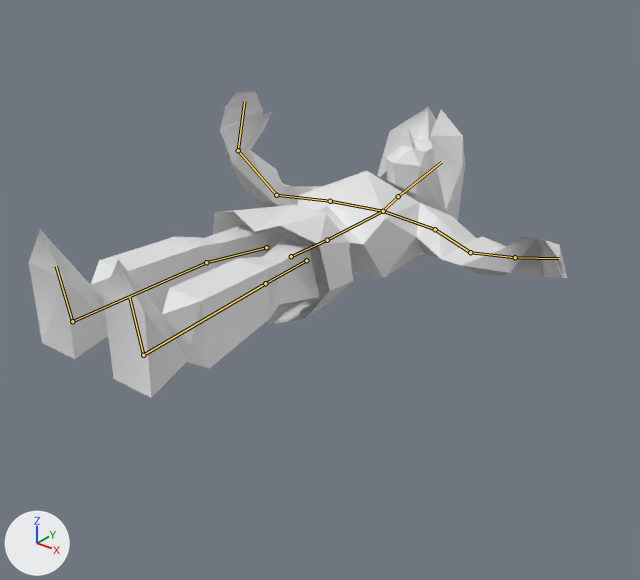
An edit to the Blender file assets/models/player2.blend, drawn before and after from the same camera.
One viewpoint serves both versions: a 50 mm camera at (14.92, -10.32, 9.72) aimed at (1.26, 6.76, -0.86). Arrows for +X, +Y and +Z are at lower left; the lights stay in place. The picture after the commit comes second. Both versions are drawn at frame 20 of the action 'ArmatureAction.004'; the numbers are the values there. The bones that bend it are drawn over the model as lines.

Objects in the first picture: 'Link Adult'.
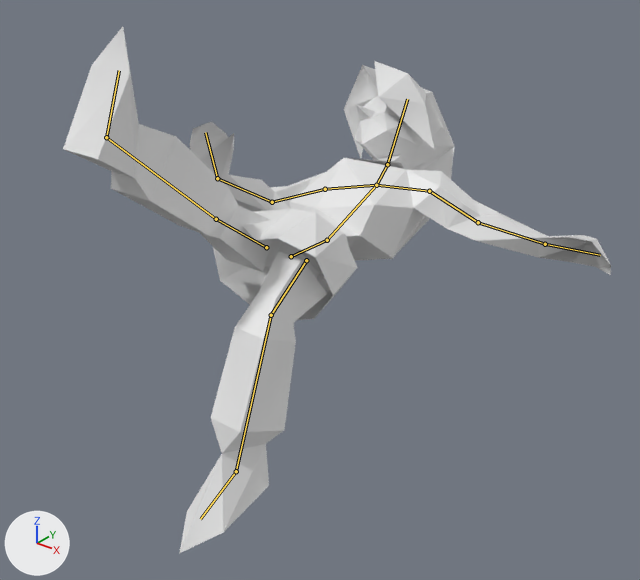
Boxes [x1, y1, x2, y2] around the edits, measured in the pictures (640 x 580 px):
'Link Adult', posed (72% taller)
    before: [29, 92, 567, 398]
    after: [63, 26, 611, 553]
bone 'Bone.001', root to tip
    before: (327, 240) to (383, 211)
    after: (327, 240) to (376, 185)
bone 'Bone.003', root to tip
    before: (398, 196) to (441, 162)
    after: (387, 164) to (407, 99)
bone 'Bone.005', root to tip
    before: (435, 229) to (470, 252)
    after: (429, 191) to (478, 222)
bone 'Bone.008', root to tip
    before: (306, 260) to (265, 283)
    after: (306, 260) to (271, 315)
bone 'Bone.010', root to tip
    before: (265, 283) to (143, 355)
    after: (271, 315) to (236, 471)
bone 'Bone.011', root to tip
    before: (143, 355) to (129, 297)
    after: (236, 471) to (200, 519)
bone 'Bone.009', root to tip
    before: (266, 247) to (206, 262)
    after: (266, 247) to (216, 219)
bone 'Bone.012', root to tip
    before: (206, 262) to (72, 321)
    after: (216, 219) to (106, 137)
bone 'Bone.013', root to tip
    before: (72, 321) to (56, 266)
    after: (106, 137) to (119, 70)

The change, as a diff of the scene's bpy script:
```diff
--- a/assets/models/player2.blend.py
+++ b/assets/models/player2.blend.py
@@ bone_bone_001 @@
 bone_bone_001 = bpy.data.objects['Armature'].pose.bones['Bone.001']  # child of 'Bone'
-bone_bone_001.rotation_quaternion = (1.0, 0.0, 0.0, 0.0)  # degrees (0, 0, 0)
+bone_bone_001.rotation_quaternion = (0.983, 0.155, -0.096, 0.017)  # degrees (18, -11, 0)
@@ bone_bone_003 @@
 bone_bone_003 = bpy.data.objects['Armature'].pose.bones['Bone.003']  # child of 'Bone.002'
-bone_bone_003.rotation_quaternion = (1.0, 0.0, 0.0, 0.0)  # degrees (0, 0, 0)
+bone_bone_003.rotation_quaternion = (0.991, 0.101, -0.076, 0.053)  # degrees (11, -9, 5)
@@ bone_bone_005 @@
 bone_bone_005 = bpy.data.objects['Armature'].pose.bones['Bone.005']  # child of 'Bone.004'
-bone_bone_005.rotation_quaternion = (1.0, 0.0, 0.0, 0.0)  # degrees (0, 0, 0)
+bone_bone_005.rotation_quaternion = (0.958, -0.212, -0.118, 0.154)  # degrees (-27, -9, 20)
@@ bone_bone_008 @@
 bone_bone_008 = bpy.data.objects['Armature'].pose.bones['Bone.008']  # child of 'Bone'
-bone_bone_008.rotation_quaternion = (1.0, 0.0, 0.0, 0.0)  # degrees (0, 0, 0)
+bone_bone_008.rotation_quaternion = (0.97, -0.153, 0.038, -0.184)  # degrees (-18, 1, -22)
@@ bone_bone_010 @@
 bone_bone_010 = bpy.data.objects['Armature'].pose.bones['Bone.010']  # child of 'Bone.008'
-bone_bone_010.rotation_quaternion = (1.0, 0.0, 0.0, 0.0)  # degrees (0, 0, 0)
+bone_bone_010.rotation_quaternion = (0.951, -0.182, 0.014, 0.25)  # degrees (-20, 7, 28)
@@ bone_bone_011 @@
 bone_bone_011 = bpy.data.objects['Armature'].pose.bones['Bone.011']  # child of 'Bone.010'
-bone_bone_011.rotation_quaternion = (1.0, 0.0, 0.0, 0.0)  # degrees (0, 0, 0)
+bone_bone_011.rotation_quaternion = (0.926, 0.376, 0.001, -0.001)  # degrees (44, 0, 0)
@@ bone_bone_009 @@
 bone_bone_009 = bpy.data.objects['Armature'].pose.bones['Bone.009']  # child of 'Bone'
-bone_bone_009.rotation_quaternion = (1.0, 0.0, 0.0, 0.0)  # degrees (0, 0, 0)
+bone_bone_009.rotation_quaternion = (0.957, 0.183, 0.046, -0.221)  # degrees (20, 10, -24)
@@ bone_bone_012 @@
 bone_bone_012 = bpy.data.objects['Armature'].pose.bones['Bone.012']  # child of 'Bone.009'
-bone_bone_012.rotation_quaternion = (1.0, 0.0, 0.0, 0.0)  # degrees (0, 0, 0)
+bone_bone_012.rotation_quaternion = (0.996, 0.053, 0.004, 0.073)  # degrees (6, 0, 8)
@@ bone_bone_013 @@
 bone_bone_013 = bpy.data.objects['Armature'].pose.bones['Bone.013']  # child of 'Bone.012'
-bone_bone_013.rotation_quaternion = (1.0, 0.0, 0.0, 0.0)  # degrees (0, 0, 0)
+bone_bone_013.rotation_quaternion = (0.992, 0.127, 0.0, 0.0)  # degrees (15, 0, 0)
```
